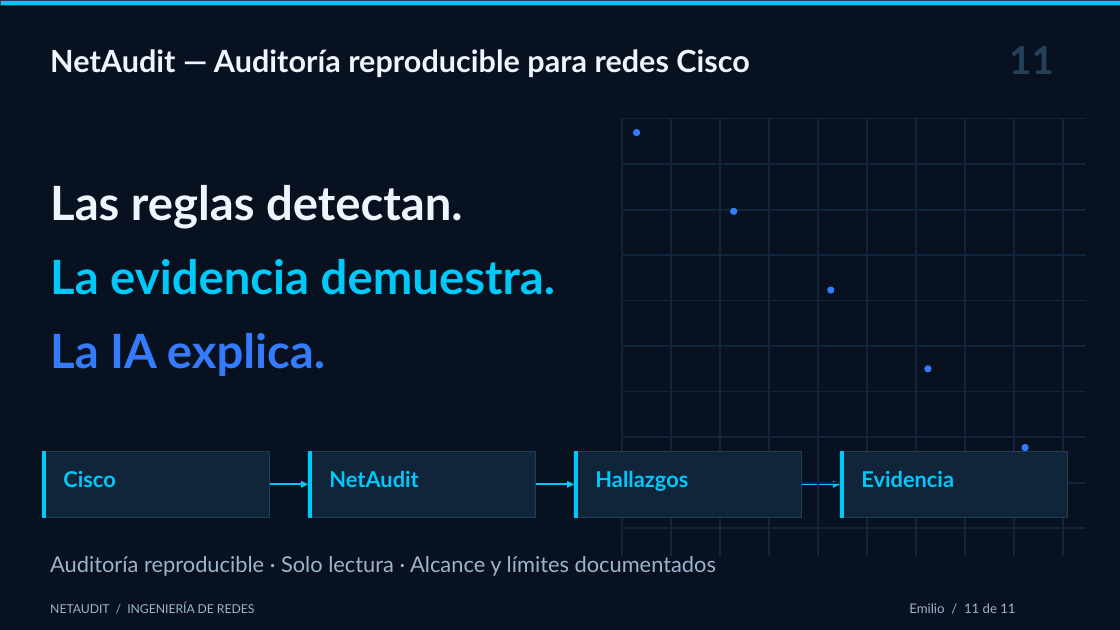
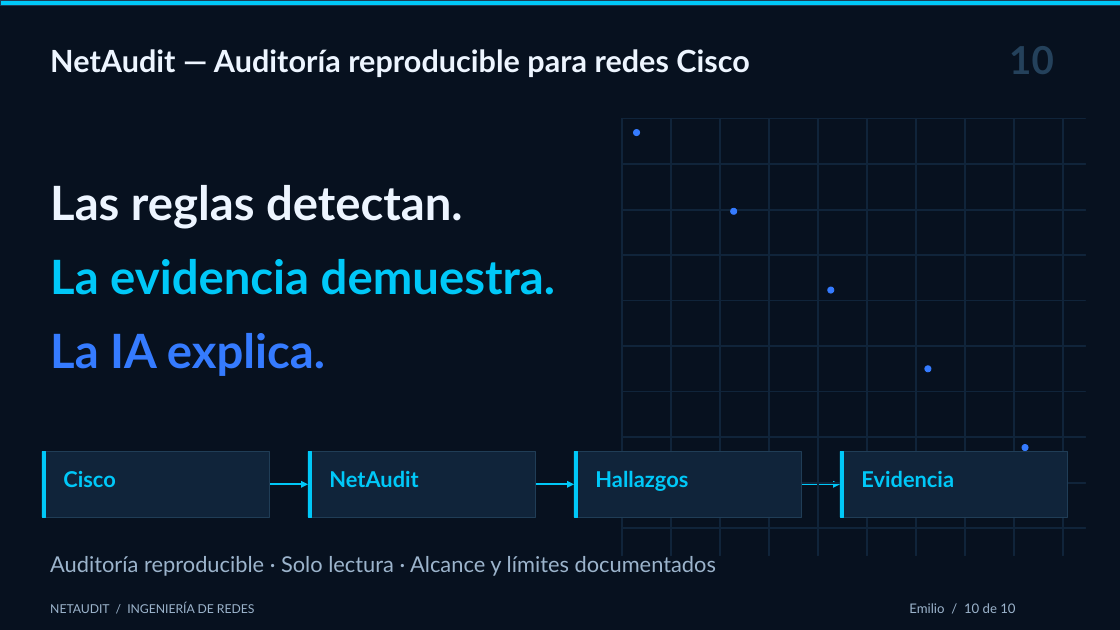
Before and after one commit to thomasdbs21/grupo-1, a slide deck: slide 10 of Entregables-APT/Fase-3/Presentacion/NetAudit_Defensa_Final_Comision_2026.pptx (slide 11 before the commit). Drawn at 1120x630 pixels with LibreOffice and Linux fonts; fonts in the diff are those of the drawing. Boxes give left, top, right and bottom in pixels: in the first picture for what was removed or moved away, otherwise in the second. Text is boxed around its words. In the diff, an @@ line names an element or a change of style, - is before the commit and + after.

```diff
--- a/Entregables-APT/Fase-3/Presentacion/NetAudit_Defensa_Final_Comision_2026.pptx
+++ b/Entregables-APT/Fase-3/Presentacion/NetAudit_Defensa_Final_Comision_2026.pptx
@@ text at [1009, 46, 1054, 74]: text changed @@
-11
+10
@@ text at [909, 603, 1015, 613]: text changed @@
-Emilio / 11 de 11
+Emilio / 10 de 10
```
Also in this commit, not shown: 9 other slides changed, 1 slide removed, 3 other files.
